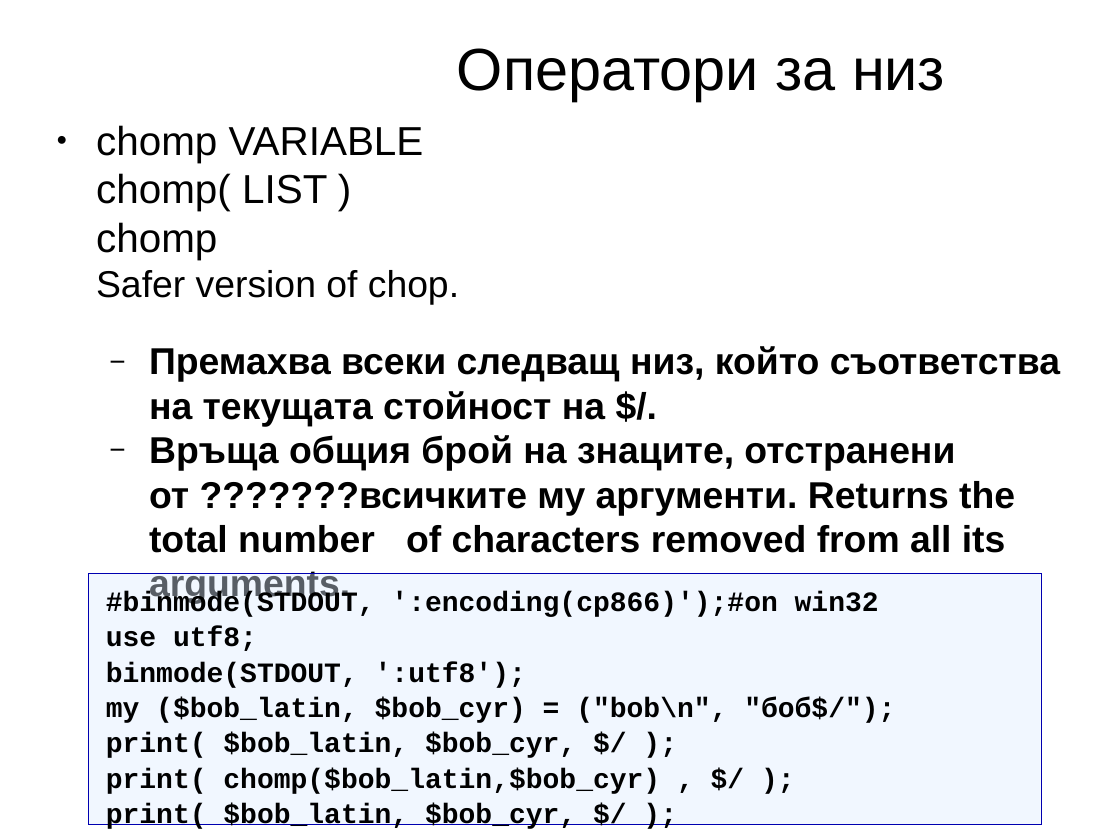
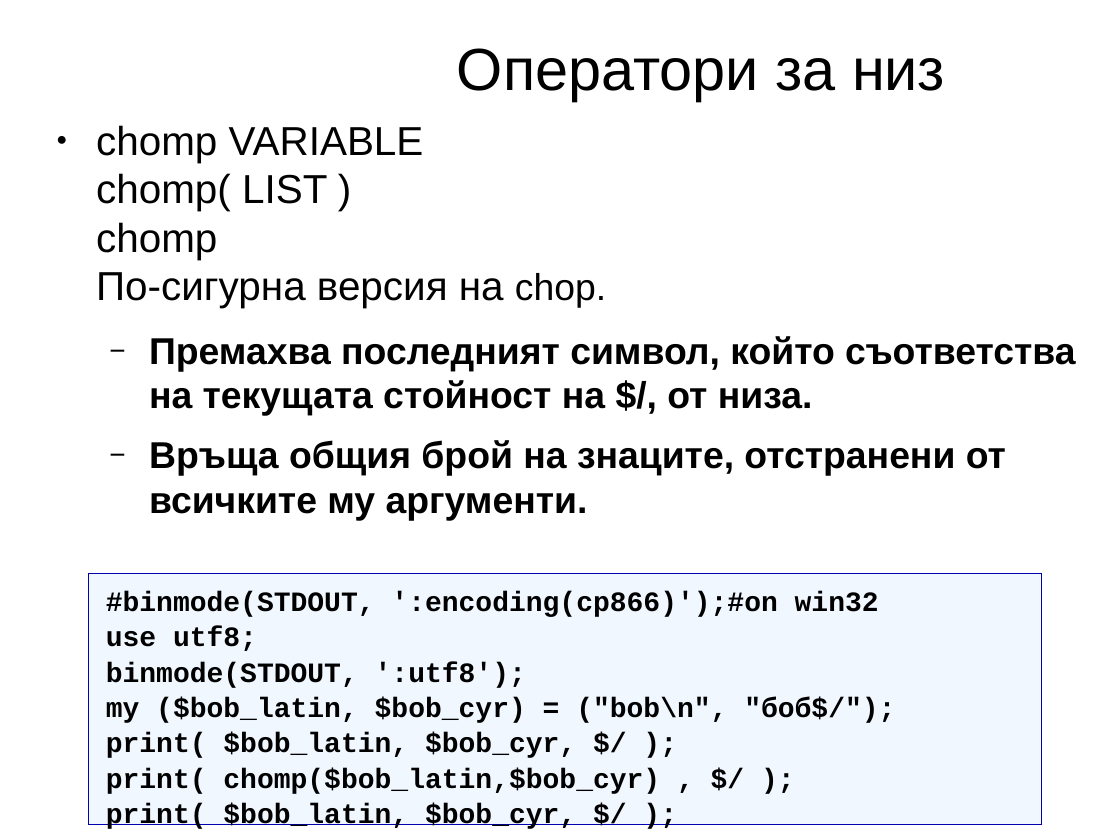
Before and after one commit to kberov/PerlProgrammingCourse, a slide deck: slide 20 of 02_scalar_data_types_bg.odp. Drawn at 1120x840 pixels with LibreOffice and Linux fonts; fonts in the diff are those of the drawing; background and template pictures are left out. Boxes give left, top, right and bottom in pixels: in the first picture for what was removed or moved away, otherwise in the second. Text is boxed around its words. In the diff, an @@ line names an element or a change of style, - is before the commit and + after.

```diff
--- a/02_scalar_data_types_bg.odp
+++ b/02_scalar_data_types_bg.odp
@@ text at (x1=96, y1=125, x2=1075, y2=520): text changed @@
-● chomp VARIABLE
-  chomp( LIST )
-  chomp
-  Safer version of chop.
-  − Премахва всеки следващ низ, който съответства на текущата стойност на $/.
-  − Връща общия брой на знаците, отстранени от ???????всичките му аргументи. Returns the total number of characters removed from all its arguments.
+● chomp VARIABLE
+  chomp( LIST )
+  chomp
+  По-сигурна версия на chop.
+  − Премахва последният символ, който съответства на текущата стойност на $/, от низа.
+  − Връща общия брой на знаците, отстранени от всичките му аргументи.
```
Also in this commit, not shown: 27 other slides changed, 2 other files.
